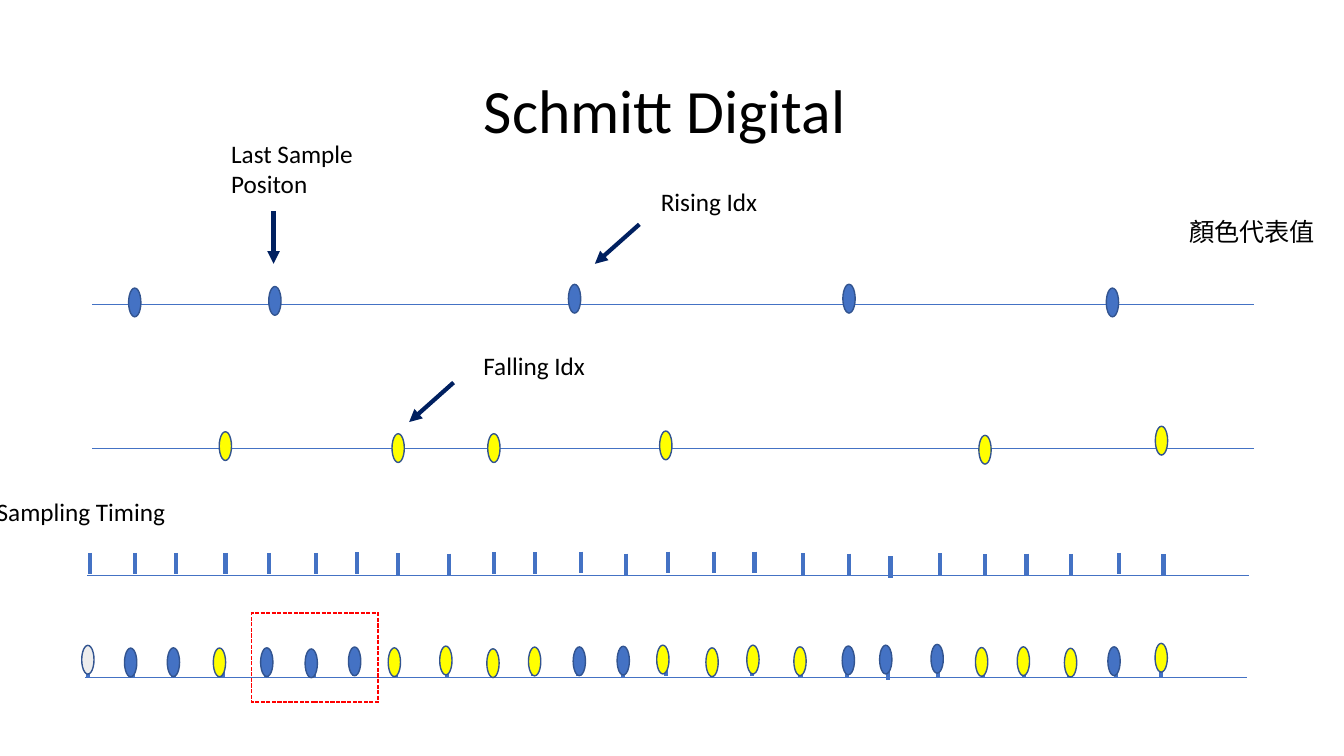
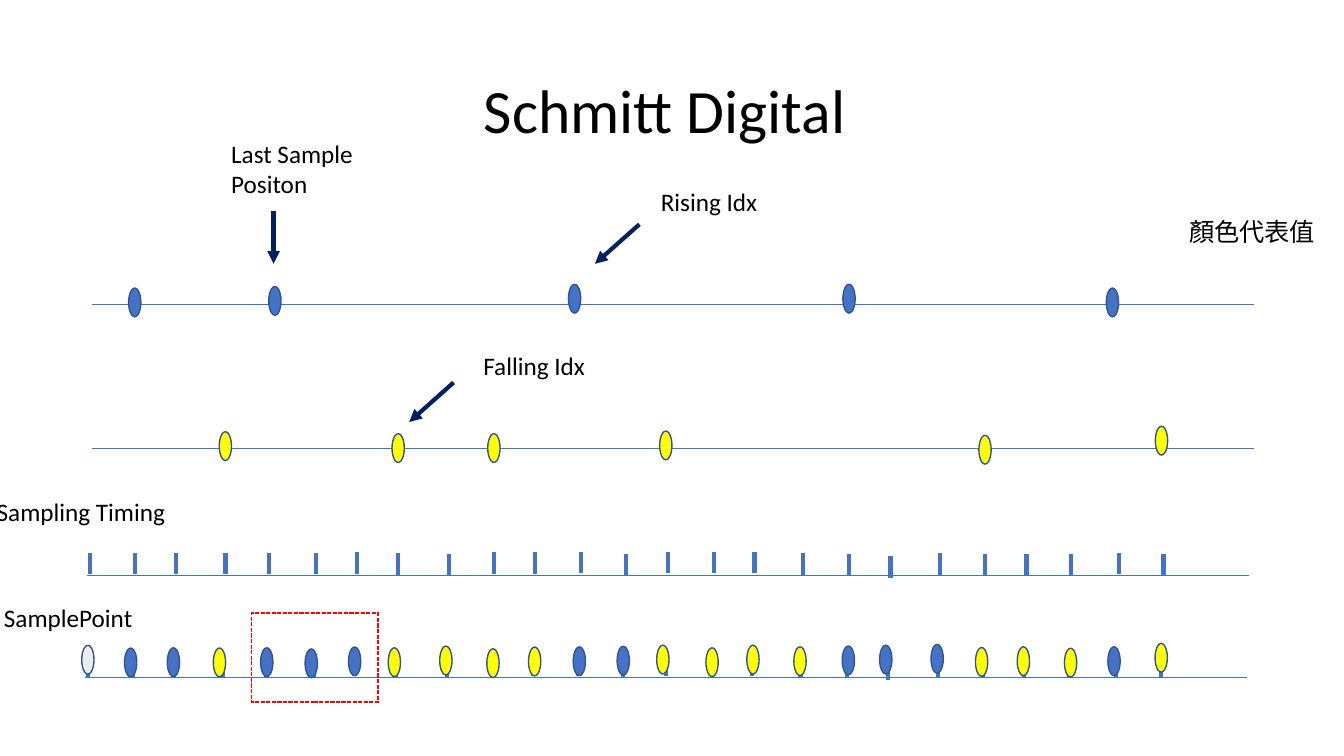
Before and after one commit to a0910281835/Summrary_PDF, a slide deck: slide 40 of Project_Summary_pdf/Project_Summary.pptx (slide 39 before the commit). Drawn at 1344x756 pixels with LibreOffice and Linux fonts; fonts in the diff are those of the drawing. Boxes give left, top, right and bottom in pixels: in the first picture for what was removed or moved away, otherwise in the second. Text is boxed around its words. In the diff, an @@ line names an element or a change of style, - is before the commit and + after.

```diff
--- a/Project_Summary_pdf/Project_Summary.pptx
+++ b/Project_Summary_pdf/Project_Summary.pptx
@@ text added at (x1=4, y1=609, x2=132, y2=631), 18 pt, text #000000 @@
+SamplePoint
```
Also in this commit, not shown: 1 slide added.
